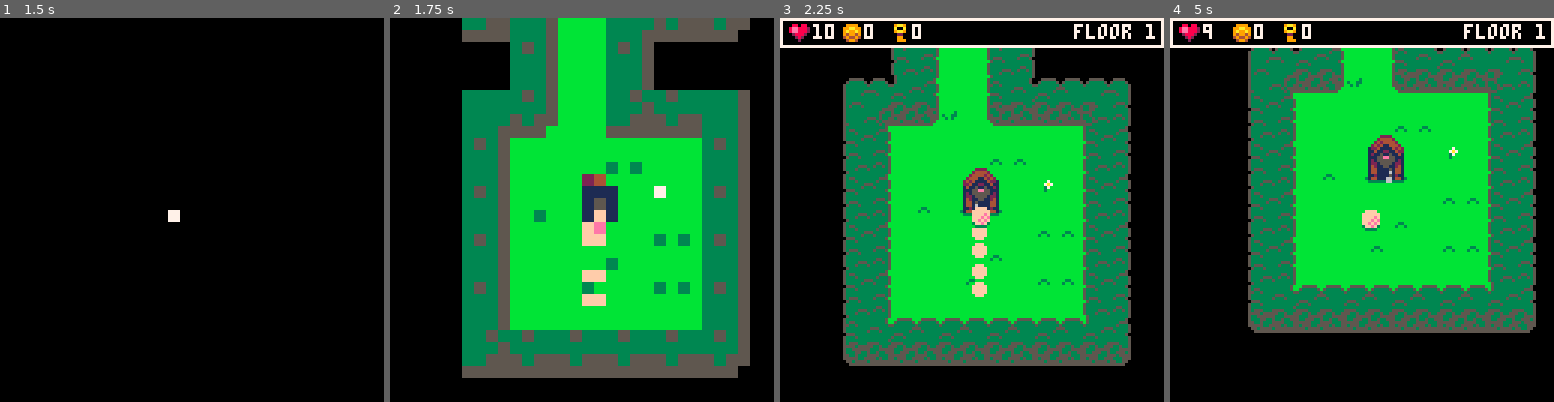
Above: before the commit, frames 1-4 (left to right).
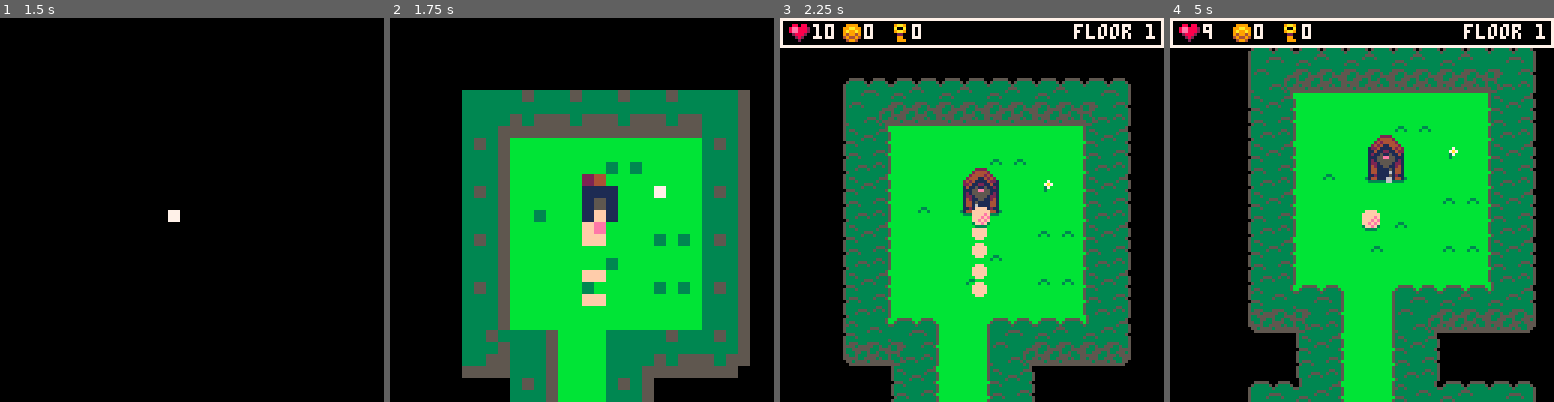
Above: after the commit, the same moments.

Repository: jlauener/GolfRL
Game: PICO-8 cartridge golf.p8
Same seed, same stepped clock (60 frames per second), same inputs: the game is played once before the commit and once after it.
Inputs:
- Up to frame 1 (1.5 s): tap X (X key) at 0.33, 1.07 s; tap O (Z key) at 0.7 s
- Up to frame 2 (1.75 s): hold Right from 1.6 s (still down); tap O (Z key) at 1.7 s
- Up to frame 3 (2.25 s): tap X (X key) at 1.85 s; release Right at 2.1 s; tap O (Z key) at 2.1 s; hold Up from 2.15 s (still down)
- Up to frame 4 (5 s): release Up at 2.42 s; hold Right 2.47-3.03 s; tap O (Z key) every 0.4 s from 2.5 to 4.9 s; tap X (X key) at 2.97, 4.08 s; hold Left 3.08-3.58 s; hold Down 3.63-3.97 s; hold Right 4.02-4.68 s; hold Up from 4.73 s (still down)

Frame 1 is identical in both runs. In frame 2, 17% of the frame differs, in the area x 18-94%, y 0-100%; in frame 3, 11%; in frame 4, 13%.

Commit message:
added ball fall anim when finish + small bounce fx

Diff:
--- a/golf.p8
+++ b/golf.p8
@@ -174,6 +174,8 @@
 	bdx=0
 	bdy=0
 	bvpct=0
+	bhitcnt=0
+	bsprite=0
 
 	-- player
 	px=bx
@@ -211,8 +213,10 @@
   self:upd_idle()
  elseif self.state==1 then
   self:upd_charge()
- else --self.state==2
+ elseif self.state==2 then
   self:upd_moving()
+ else --self.state==3
+  self:upd_finished()
  end
 
  --update player
@@ -394,6 +398,42 @@
  end
 end
 
+function scene_game:upd_finished()
+ if bvx!=0 then
+  bx+=bvx
+  if (bvx>0 and bx>bfx) or
+     (bvx<0 and bx<bfx) then
+   bx=bfx
+   bvx=0
+  end
+ end
+
+ if bvy!=0 then
+  by+=bvy
+  if (bvy>0 and by>bfy) or
+     (bvy<0 and by<bfy) then
+   by=bfy
+   bvy=0
+  end
+ end
+
+ bfcnt-=1
+ if bfcnt<10 then
+  bsprite=2
+ elseif bfcnt<20 then
+  bsprite=1
+ end
+
+ if bfcnt==0 then
+	 if level==level_max then
+	  show(scene_finished)
+	 else
+	  level+=1
+	  show(scene_game)
+	 end
+	end
+end
+
 function scene_game:draw()
  --screen shake!
  if shakesx>0 then
@@ -453,6 +493,10 @@
   draw_player()
  end
 
+ if bhitcnt>0 then
+  circ(bhitx,bhity,3+2-bhitcnt)
+  bhitcnt-=1
+ end
  --fixme draw pickups here!
 
  --draw ui
@@ -492,6 +536,52 @@
   end
   debug_dgen()
   --circfill(64+debugx+8,debugy+8,2,7)
+ end
+end
+
+function scene_game:hit(e)
+ if e.data.monster then
+  if e.hp==0 then
+   return false
+  end
+
+  e.hp-=1
+  if e.hp==0 then
+   e.shadow=nil
+   if e.data.loot then
+	   local ldata=edata[e.data.loot]
+	   key+=ldata.key
+ 	  gold+=ldata.gold
+ 	  php+=ldata.hp
+	   add_e(e.data.loot,e.x,e.y)
+	  end
+	 end
+	 bvx+=bdx*e.data.bounce
+	 bvy+=bdy*e.data.bounce
+	 if e.data.shake then
+	  shake(bdx,bdy,e.data.shake)
+	 end
+	 sfx(3)
+	 return true
+	elseif e.data.pickup then
+		return false
+	elseif e.data.finish then
+	 bfx=e.x-3
+	 bfy=e.y-7
+	 bfcnt=30
+	 self.state=3
+	 return false
+	elseif e.data.door then
+	 if key>0 then
+	  key-=1
+	  del(elist,e)
+	  sfx(2)
+	  return false
+	 end
+
+	 shake(bdx,bdy,bvpct*10)
+	 sfx(0)
+	 return true
  end
 end
 
@@ -517,57 +607,14 @@
 end
 
 function draw_ball()
- spr(10,bx-5,by+4,2,1)
- spr(1,bx,by-flr(bvpct*3))
-end
-
-function hit(e)
- if e.data.monster then
-  if e.hp==0 then
-   return false
-  end
-
-  e.hp-=1
-  if e.hp==0 then
-   e.shadow=nil
-   if e.data.loot then
-	   local ldata=edata[e.data.loot]
-	   key+=ldata.key
- 	  gold+=ldata.gold
- 	  php+=ldata.hp
-	   add_e(e.data.loot,e.x,e.y)
-	  end
-	 end
-	 --bvx+=bdx*(1-bvpct)*e.data.bounce
-	 --bvy+=bdy*(1-bvpct)*e.data.bounce
-	 bvx+=bdx*e.data.bounce
-	 bvy+=bdy*e.data.bounce
-	 if e.data.shake then
-	  shake(bdx,bdy,e.data.shake)
-	 end
-	 sfx(3)
-	 return true
-	elseif e.data.pickup then
-		return false
-	elseif e.data.finish then
-	 if level==level_max then
-	  show(scene_finished)
-	 else
-	  level+=1
-	  show(scene_game)
-	 end
-	 return true
-	elseif e.data.door then
-	 if key>0 then
-	  key-=1
-	  del(elist,e)
-	  sfx(2)
-	  return false
-	 end
-
-	 shake(bdx,bdy,bvpct*10)
-	 sfx(0)
-	 return true
+ local y=by-flr(bvpct*3)
+ if bsprite==0 then
+  spr(10,bx-5,by+4,2,1)
+  spr(1,bx,y)
+ elseif bsprite==1 then
+  spr(16,bx,y)
+ elseif bsprite==2 then
+  spr(17,bx,y)
  end
 end
 
@@ -584,7 +631,7 @@
   if crect(x,y,w,h,
            e.x-e.data.w/2,e.y-e.data.h,
            e.data.w,e.data.h) then
- 		if hit(e) then
+ 		if scene_game:hit(e) then
  		 return true
  		end
   end
@@ -599,6 +646,11 @@
     if crect(x,y,w,h,
              ix*8+1,iy*8+1,6,6) then
      shake(bdx,bdy,bvpct*10)
+     if bvpct>0.05 then
+      bhitcnt=2
+      bhitx=bx+2
+      bhity=by+2
+     end
      sfx(0)
      return true
     end
@@ -821,8 +873,8 @@
  elseif level==3 then
   m_level3()
  end
- --root=nil
- --m_level_debug()
+ root=nil
+ m_level_debug()
 
  doffx=0
  doffy=0
@@ -1222,10 +1274,10 @@
 00000000000000000014115115112100006411511111110000112415511112650000000000000000000000000000000000000000000060000000000000000000
 00000000000000000011155ee551110005611555ee511100001111555ee115550000000000000000000000000000000000000000000000000000000000000000
 00000000000000000012155555512100011611555551210000121115551155100333333333333330333333333333333300000000000000000000000000000000
-00000000000000000012215555122100151555115512210001222111115551513333333333333333333333333333333300000000000000000000000000000000
-00000000000000000014211551124100511155551112410002241111555511150333333333333330333333333333333300000000000000000000000000000000
-00000000000000000014415111144100111111111514410001441151111111110000000000000000000000000000000000000000000000000000000000000000
-00000000000000000014416111144100111111155114410001441115511111110000000000000000000000000000000000000000000000000000000000000000
+00ff0000000000000012215555122100151555115512210001222111115551513333333333333333333333333333333300000000000000000000000000000000
+0feff00000ff00000014211551124100511155551112410002241111555511150333333333333330333333333333333300000000000000000000000000000000
+0fffe00000fe00000014415111144100111111111514410001441151111111110000000000000000000000000000000000000000000000000000000000000000
+00fe0000000000000014416111144100111111155114410001441115511111110000000000000000000000000000000000000000000000000000000000000000
 00000000000000000011215111121100011115511512110001121151155111100000000000000000000000000000000000000000000000000000000000000000
 00000000000000000014416611144100001115511554410000144551155111000000000000000000000000000000000000000000000000000000000000000000
 00000000000000000000006600000000000000000000000000000000000000000000000000000000000000000000000000000000000000000000000000000000
